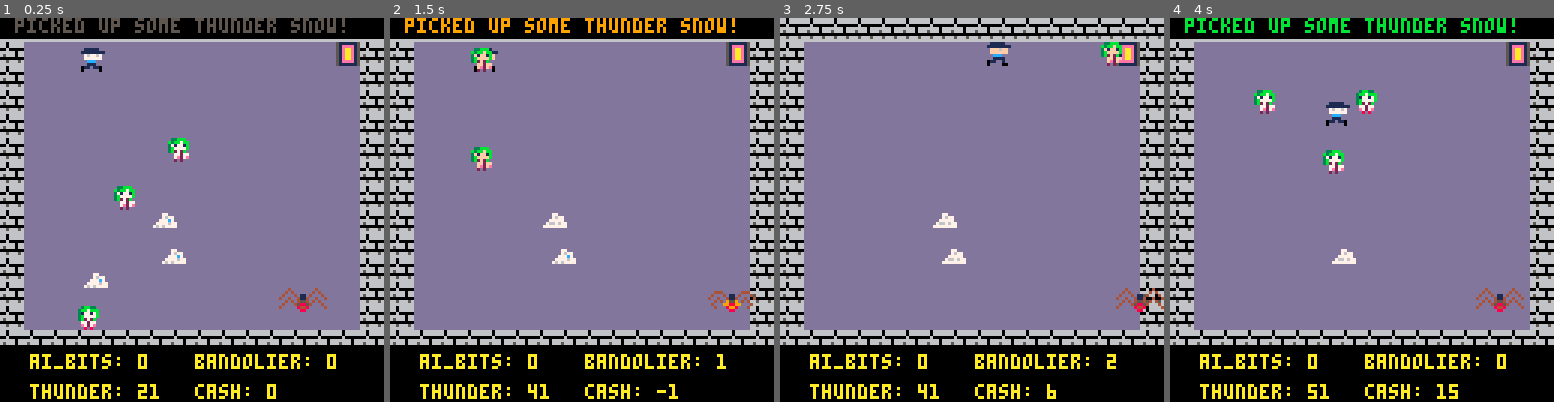
Above: before the commit, frames 1-4 (left to right).
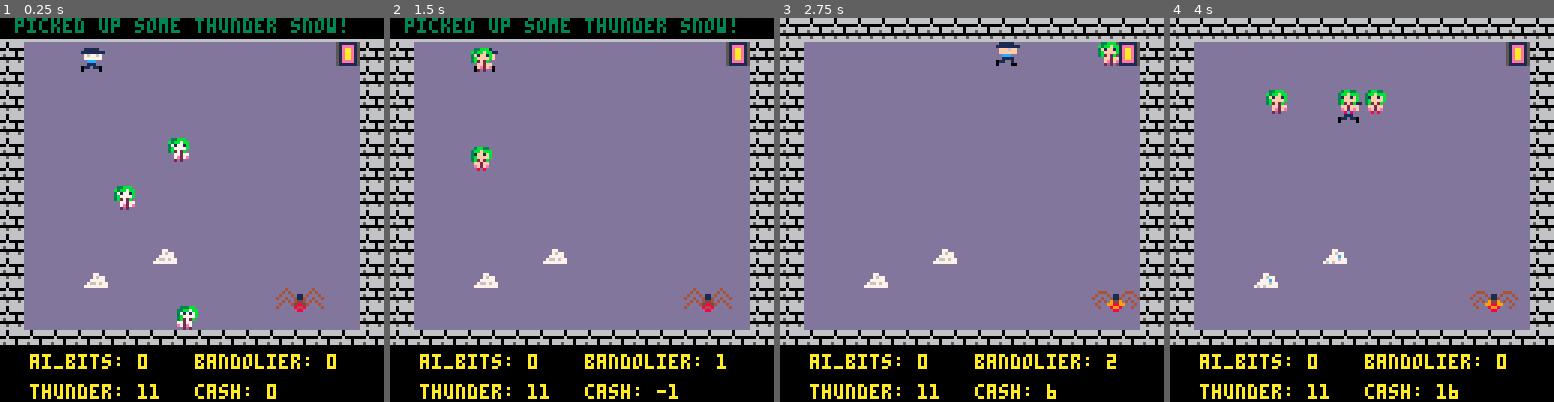
Above: after the commit, the same moments.

Repository: dfirebaugh/j46k
Game: PICO-8 cartridge j46k.p8
Same seed, same stepped clock (60 frames per second), same inputs: the game is played once before the commit and once after it.
Inputs:
- Up to frame 1 (0.25 s): no input
- Up to frame 2 (1.5 s): tap O (Z key) at 0.7 s
- Up to frame 3 (2.75 s): hold Right 1.6-2.1 s; tap O (Z key) at 1.7, 2.1, 2.5 s; hold Up 2.15-2.42 s; hold Right from 2.47 s (still down)
- Up to frame 4 (4 s): tap O (Z key) at 2.9, 3.3, 3.7 s; release Right at 3.03 s; hold Left 3.08-3.58 s; hold Down 3.63-3.97 s

The runs differ from the first frame. In frame 1, 2.8% of the frame differs, in the area x 3-90%, y 0-99%; in frame 2, 2.6%; in frame 3, 1.6%; in frame 4, 6.5%, in the area x 0-100%, y 0-99%.

Commit message:
- add gitignore to ignore log - implement fire while standing still

Diff:
--- a/j46k.p8
+++ b/j46k.p8
@@ -67,6 +67,15 @@
 --  it will increase jon's thunderpower
 tsnow_increment = 10
 spidy_health = 100
+
+left = 0
+left_up = 1
+left_down = 2
+right = 3
+right_up = 4
+right_down = 5
+up = 6
+down = 7
 
 -- game_states:
 setup_intro_level = 0
@@ -369,7 +378,7 @@
   a.w = 0.4
   a.h = 0.4
 
-  add(actor,a)add(actor,a)
+  add(actor,a)
 
   return a
 end
@@ -671,6 +680,8 @@
   end
 end
 
+
+last_btn = 1
 function launch_actor()
   if(jon.bandolier > 0) then
     jon.bandolier -= 1
@@ -679,16 +690,25 @@
     launched_actor.dx = 0
     launched_actor.dy = 0
 
-    if (btn(0)) then
+    if (last_btn == left) then
       launched_actor.dx -= launch_speed
-    end
-    if (btn(1)) then
+    elseif (last_btn == right) then
       launched_actor.dx += launch_speed
-    end
-    if (btn(2)) then
+    elseif (last_btn == up) then
       launched_actor.dy -= launch_speed
-    end
-    if (btn(3)) then
+    elseif (last_btn == down) then
+      launched_actor.dy += launch_speed
+    elseif (last_btn == left_up) then
+      launched_actor.dx -= launch_speed
+      launched_actor.dy -= launch_speed
+    elseif (last_btn == left_down) then
+      launched_actor.dx -= launch_speed
+      launched_actor.dy += launch_speed
+    elseif (last_btn == right_up) then
+      launched_actor.dx += launch_speed
+      launched_actor.dy -= launch_speed
+    elseif (last_btn == right_down) then
+      launched_actor.dx += launch_speed
       launched_actor.dy += launch_speed
     end
   end
@@ -805,17 +825,38 @@
 
   if (mget(jon.x, jon.y) == portal_sprite) advance_game_state()
 
-  if (btn(0)) then
+  -- leftup
+  if (btn(0) and btn(2)) then
     pl.dx -= jon_accel
-  end
-  if (btn(1)) then
+    pl.dy -= jon_accel
+    last_btn = left_up
+  -- leftdown
+  elseif (btn(0) and btn(3)) then
+    pl.dx -= jon_accel
+    pl.dy += jon_accel
+    last_btn = left_down
+  -- rightup
+  elseif (btn(1) and btn(2)) then
     pl.dx += jon_accel
-  end
-  if (btn(2)) then
     pl.dy -= jon_accel
-  end
-  if (btn(3)) then
+    last_btn = right_up
+  -- rightdown
+  elseif (btn(1) and btn(3)) then
+    pl.dx += jon_accel
     pl.dy += jon_accel
+    last_btn = right_down
+  elseif (btn(0)) then
+    pl.dx -= jon_accel
+    last_btn = left
+  elseif (btn(1)) then
+    pl.dx += jon_accel
+    last_btn = right
+  elseif (btn(2)) then
+    pl.dy -= jon_accel
+    last_btn = up
+  elseif (btn(3)) then
+    pl.dy += jon_accel
+    last_btn = down
   end
 
   if(btnp(4)) launch_actor()
Not shown, added: .gitignore
